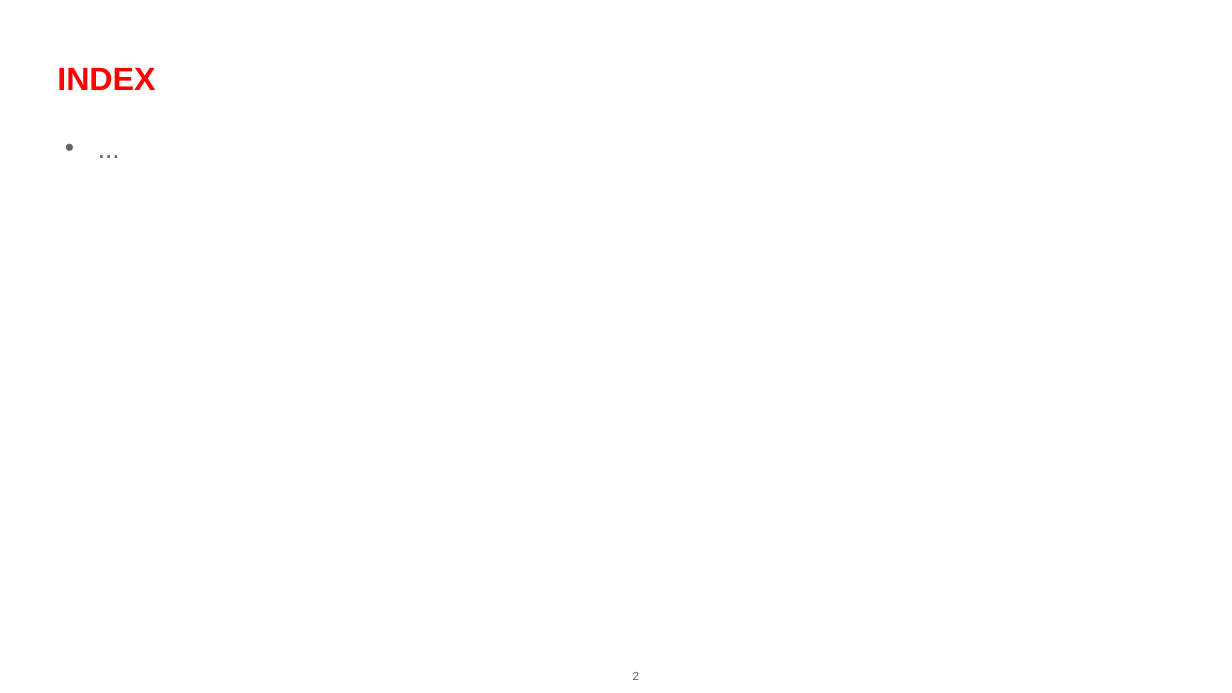
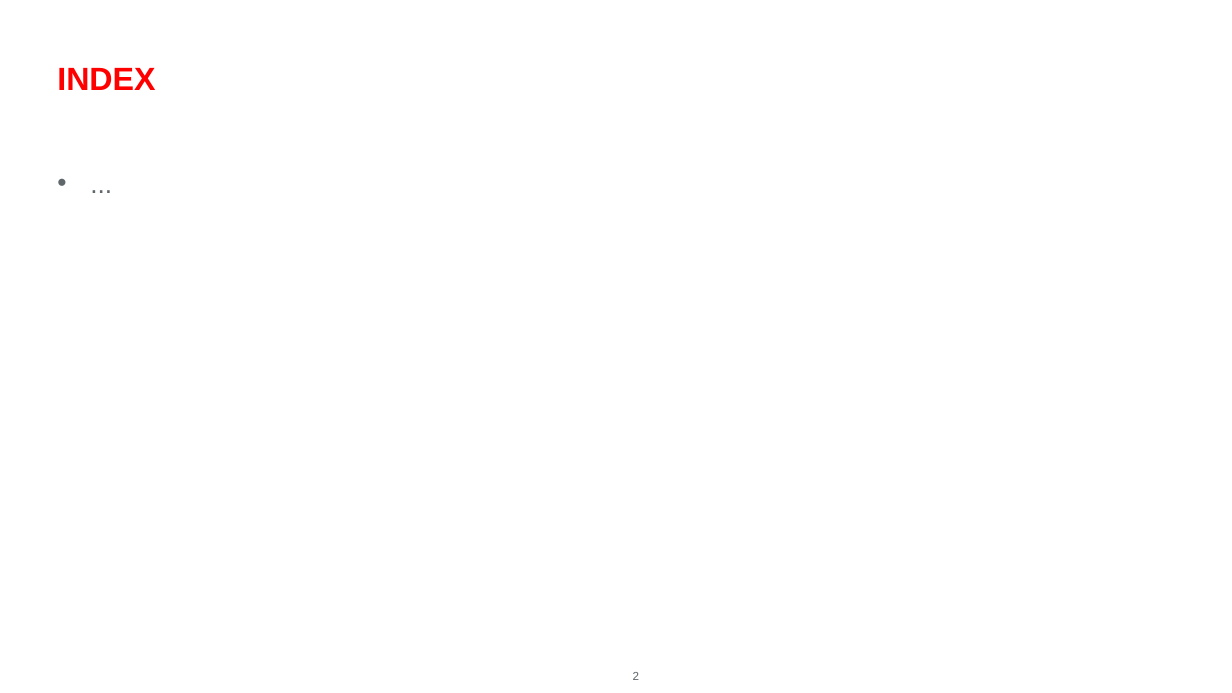
Before and after one commit to michelefosco/GDPptGenerator, a slide deck: slide 2 of Solution/PptGeneratorGUI/SourceFiles/PowerPoint_Template.pptx. Drawn at 1232x693 pixels with LibreOffice and Linux fonts; fonts in the diff are those of the drawing; background and template pictures are left out. Boxes give left, top, right and bottom in pixels: in the first picture for what was removed or moved away, otherwise in the second. Text is boxed around its words. In the diff, an @@ line names an element or a change of style, - is before the commit and + after.

```diff
--- a/Solution/PptGeneratorGUI/SourceFiles/PowerPoint_Template.pptx
+++ b/Solution/PptGeneratorGUI/SourceFiles/PowerPoint_Template.pptx
@@ text "..." rewrapped from [55,126,1182,169] to [47,162,1186,204] @@
```
Also in this commit, not shown: 2 other files.
